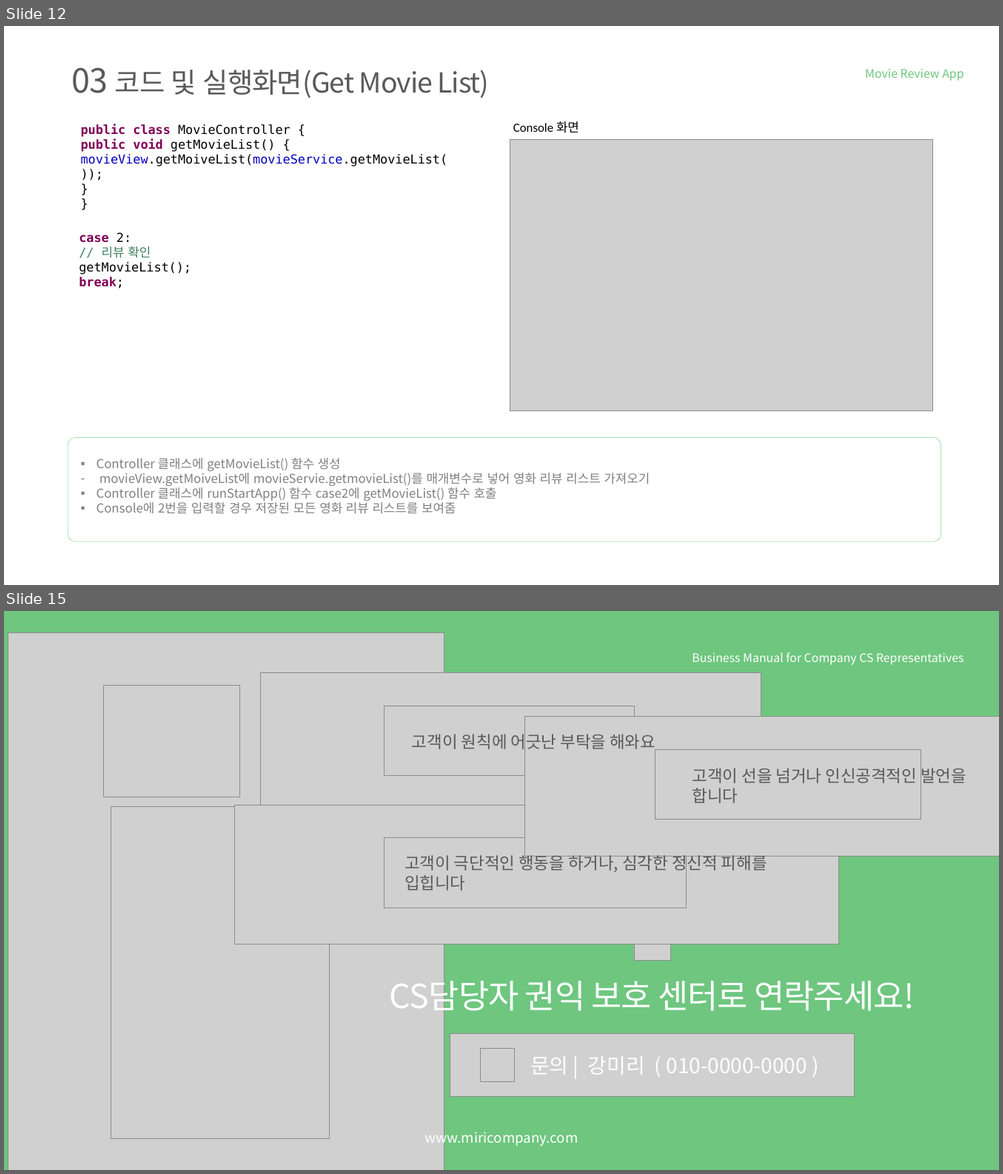
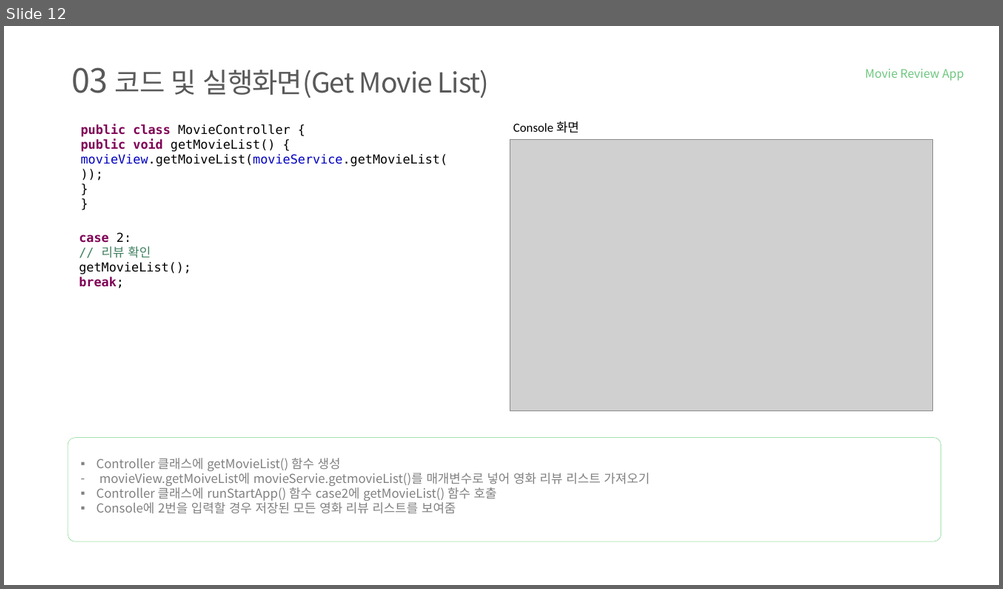
Before and after one commit to tnwjd121/MovieApp, a slide deck: ppt/국비(정보처리기능사)_백수정.pptx. Shown one above the other, each under a label of ours: slides 12 and 15 before the commit, slide 12 after it; the slides between them are not shown. The pictures are 1003x1174 and 1003x589 pixels, drawn with LibreOffice and Linux fonts; fonts in the diff are those of the drawing; grey boxes stand for pictures; background and template pictures are left out. Boxes give left, top, right and bottom in pixels: in the first picture for what was removed or moved away, otherwise in the second. Text is boxed around its words. In the diff, an @@ line names an element or a change of style, - is before the commit and + after.

```diff
--- a/ppt/국비(정보처리기능사)_백수정.pptx
+++ b/ppt/국비(정보처리기능사)_백수정.pptx
@@ slide 15 removed at <box>4,611,999,1170</box>, background #6EC67F @@
@@ picture removed at <box>8,633,444,1170</box> @@
@@ text removed at <box>691,652,963,665</box> @@
-Business Manual for Company CS Representatives
@@ picture removed at <box>261,673,761,813</box> @@
@@ picture removed at <box>104,685,240,797</box> @@
@@ picture removed at <box>384,706,634,775</box> @@
@@ picture removed at <box>524,717,999,857</box> @@
@@ text removed at <box>412,732,655,752</box> @@
-고객이 원칙에 어긋난 부탁을 해와요
@@ picture removed at <box>655,749,920,820</box> @@
@@ text removed at <box>692,765,966,803</box> @@
-고객이 선을 넘거나 인신공격적인 발언을 합니다
@@ picture removed at <box>111,807,329,1139</box> @@
@@ picture removed at <box>234,805,839,945</box> @@
@@ picture removed at <box>384,837,686,908</box> @@
@@ text removed at <box>404,852,767,891</box> @@
-고객이 극단적인 행동을 하거나, 심각한 정신적 피해를 입힙니다
@@ picture removed at <box>634,934,670,960</box> @@
@@ text removed at <box>390,974,914,1017</box> @@
-CS담당자 권익 보호 센터로 연락주세요!
@@ picture removed at <box>449,1034,854,1097</box> @@
@@ picture removed at <box>481,1048,514,1082</box> @@
@@ text removed at <box>530,1056,806,1075</box> @@
-문의 | 강미리 ( 010-0000-0000 )
@@ text removed at <box>424,1129,578,1147</box> @@
-www.miricompany.com
```
Also in this commit, not shown: 3 slides changed, 10 slides added, 1 other slide removed, 1 other file.
